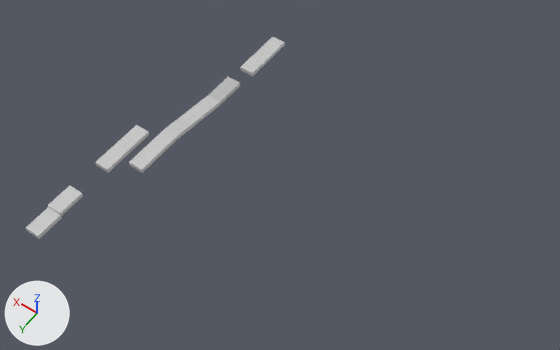
A saved change to the FBX model FBX/Floor.fbx.
Camera for both pictures: a camera (50 mm lens) standing at (-14.4, 6.92, 20.53) and looking at (-5.46, -5.6, 0.86). The axes (+X, +Y, +Z) are drawn at lower left. The lights are the same throughout. Where no turn or scale is listed for an object, it has been applied to the vertices.
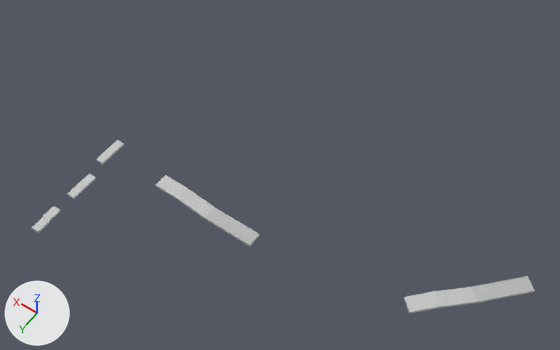
Pixel boxes (x1, y1, x2, y2) of what changed, in the pictures (560 x 350 px):
```json
{"object": "Cube.013", "change": "added", "after": [404, 276, 535, 314]}
{"object": "Cube.016", "change": "deleted", "before": [129, 77, 240, 173]}
{"object": "Cube.004", "change": "added", "after": [156, 175, 260, 246]}
{"object": "Cube.019", "change": "moved, rescaled", "before": [95, 125, 149, 173], "after": [96, 140, 124, 164], "on screen": "47% narrower, 49% shorter"}
{"object": "Cube.017", "change": "moved, rescaled", "before": [240, 37, 285, 76], "after": [67, 173, 96, 199], "on screen": "35% narrower, 32% shorter"}
{"object": "Cube.015", "change": "moved, rescaled", "before": [48, 185, 83, 216], "after": [32, 217, 50, 233], "on screen": "47% narrower, 47% shorter"}
{"object": "Cube.014", "change": "moved, rescaled", "before": [26, 207, 62, 239], "after": [43, 206, 61, 221], "on screen": "49% narrower, 52% shorter"}
```

Scene script edits in JSON lines:
```json
{"op": "add", "block": "me_cube_008", "code": ["me_cube_008 = bpy.data.meshes.new('Cube.008')", "me_cube_008.from_pydata(...)  # 24 vertices, 21 faces; spans x -3.5..0.35, y -0.36..0.14, z -0.2..0.04", "me_cube_008.materials.append(mat_brick_005)  # picture img_floortexture_png"]}
{"op": "add", "block": "me_cube_003", "code": ["me_cube_003 = bpy.data.meshes.new('Cube.003')", "me_cube_003.from_pydata(...)  # 24 vertices, 21 faces; spans x -2.47..0.5, y -2.82..0.35, z -0.2..0.04", "me_cube_003.materials.append(mat_brick_006)  # picture img_floortexture_png"]}
{"op": "set", "path": "ob_cube_017.location", "old": "(-1.21, -9.89, 0.02)", "new": "(0.0, -1.68, 0.0)"}
{"op": "set", "path": "ob_cube_017.scale", "old": "(0.00566, 0.01, 0.00163)", "new": "(0.00283, 0.005, 0.000814)"}
{"op": "set", "path": "ob_cube_015.location", "old": "(0.0, -1.2, 0.02)", "new": "(0.0, -0.08, -0.05)"}
{"op": "set", "path": "ob_cube_015.scale", "old": "(0.00566, 0.01, 0.00163)", "new": "(0.00283, 0.005, 0.000814)"}
{"op": "remove", "block": "ob_cube_016", "code": ["ob_cube_016 = bpy.data.objects.new('Cube.016', me_cube_031)", "ob_cube_016.location = (-1.21, -3.84, 0.45)"]}
{"op": "set", "path": "ob_cube_019.location", "old": "(0.0, -3.4, 0.02)", "new": "(0.0, -3.13, 0.35)"}
{"op": "set", "path": "ob_cube_019.scale", "old": "(0.00566, 0.01, 0.00163)", "new": "(0.00283, 0.005, 0.000814)"}
{"op": "set", "path": "ob_cube_014.location", "old": "(0.0, -0.2, -0.08)", "new": "(0.0, -0.58, 0.0)"}
{"op": "set", "path": "ob_cube_014.scale", "old": "(0.00566, 0.01, 0.00163)", "new": "(0.00283, 0.005, 0.000814)"}
{"op": "add", "block": "ob_cube_004", "code": ["ob_cube_004 = bpy.data.objects.new('Cube.004', me_cube_008)", "ob_cube_004.location = (-2.5, -3.38, 0.29)"]}
{"op": "add", "block": "ob_cube_013", "code": ["ob_cube_013 = bpy.data.objects.new('Cube.013', me_cube_003)", "ob_cube_013.location = (-11.4, -4.18, 0.61)"]}
```
